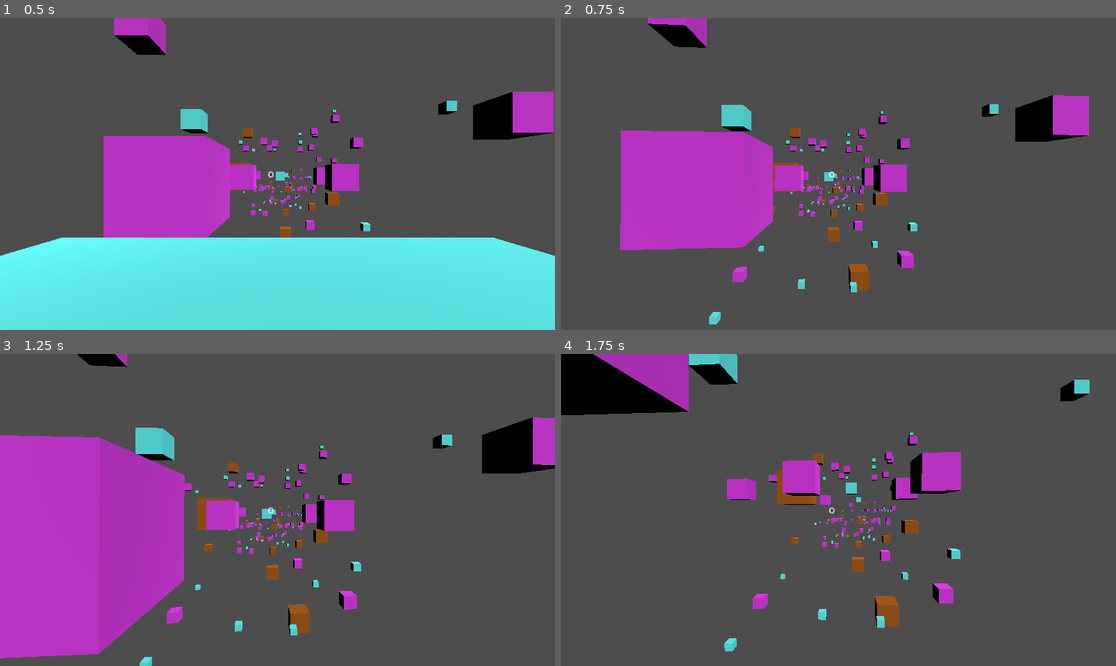
Above: before the commit, frames 1-4 (two rows, left to right).
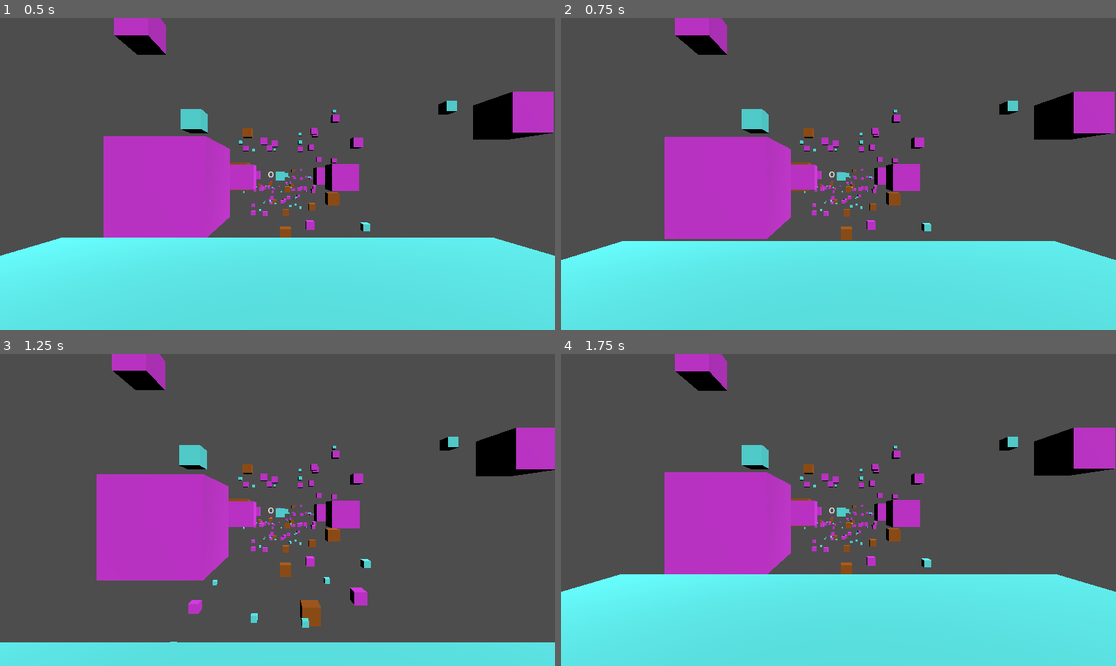
Above: after the commit, the same moments.

Repository: Ben-Bingham/GMTK-2025
Game: Godot game, scene res://main.tscn
The game is run twice, just before and just after one commit, with the same random seed, the same clock (stepped at 60 frames per second) and the same inputs.
Inputs (mouse positions are in pixels of both pictures, inside the frame that each line leads up to):
- Up to frame 1 (0.5 s): no input
- Up to frame 2 (0.75 s): tap Enter at 0.5 s; move the mouse to (866, 174) at 0.52 s; hold W (move_forward) from 0.53 s (still down); tap R at 0.6 s
- Up to frame 3 (1.25 s): keep holding W (move_forward); tap Space (jump) at 0.77 s
- Up to frame 4 (1.75 s): keep holding W (move_forward); move the mouse to (810, 510) at 1.27 s; click (810, 510) at 1.35 s; tap Space (jump) at 1.52 s; tap R at 1.55 s

Frame 1 is identical in both runs. In frame 2, 38% of the frame differs, in the area x 0-100%, y 0-100%; in frame 3, 31%; in frame 4, 48%.

Commit message:
Added reset key

Diff:
--- a/main.gd
+++ b/main.gd
@@ -7,3 +7,5 @@
 	if event is InputEventKey:
 		if event.keycode == KEY_ESCAPE:
 			get_tree().quit();
+		if event.keycode == KEY_R:
+			get_tree().reload_current_scene();
